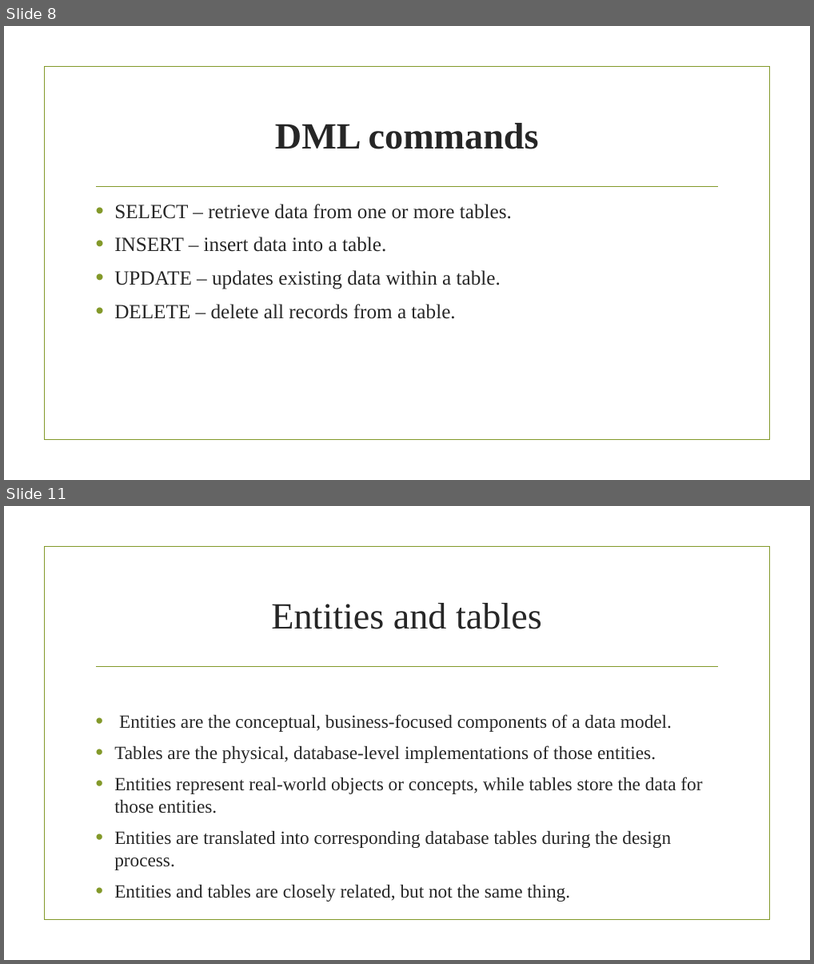
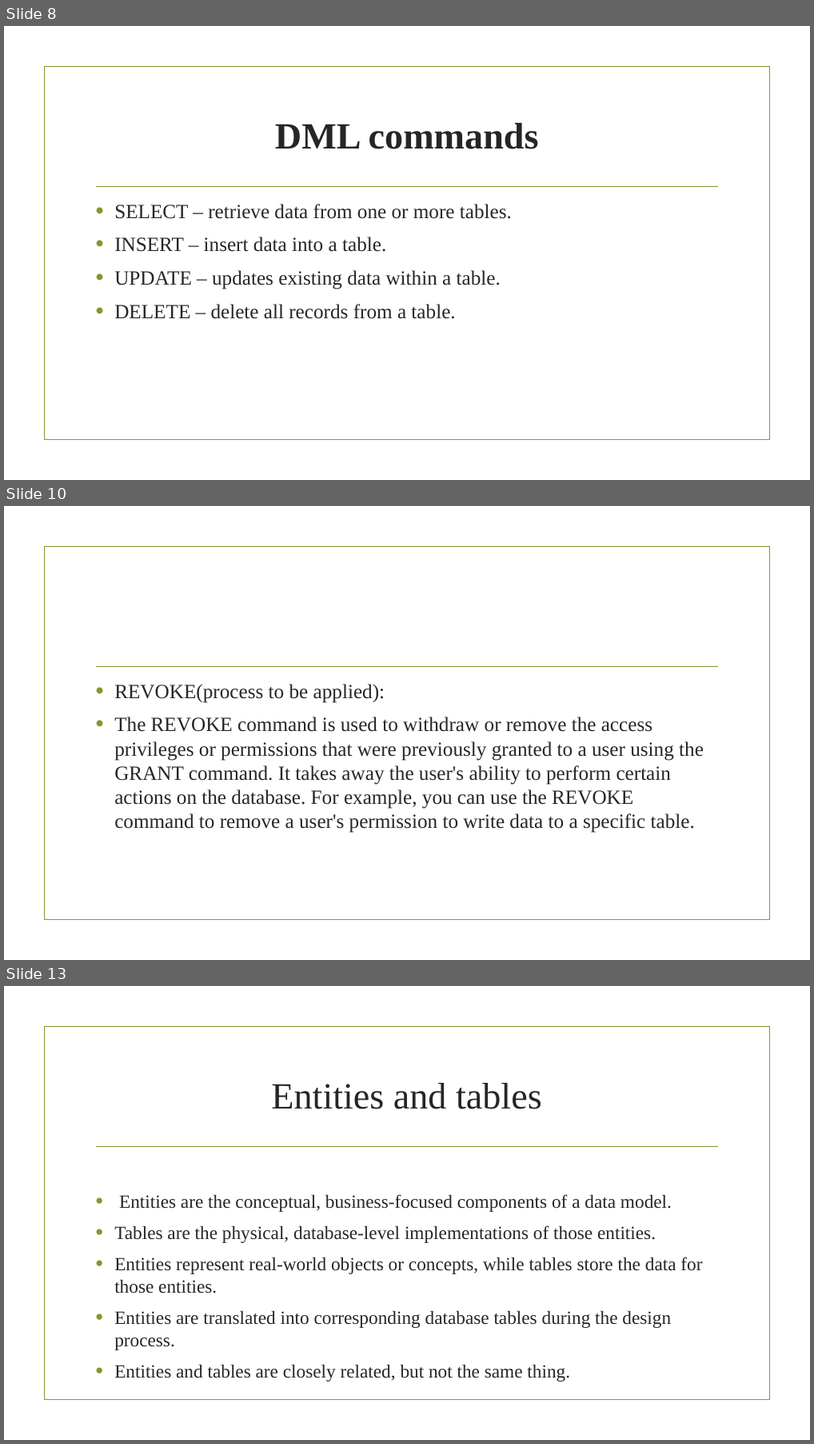
Before and after one commit to AbdifatahYasin1/SQL-database-, a slide deck: SQL COMMANDS.pptx. Shown one above the other, each under a label of ours: slides 8 and 11 before the commit, slides 8, 10 and 13 after it; the slides between them are not shown. The pictures are 814x964 and 814x1444 pixels, drawn with LibreOffice and Linux fonts; fonts in the diff are those of the drawing; background and template pictures are left out. Boxes give left, top, right and bottom in pixels: in the first picture for what was removed or moved away, otherwise in the second. Text is boxed around its words. In the diff, an @@ line names an element or a change of style, - is before the commit and + after.

```diff
--- a/SQL COMMANDS.pptx
+++ b/SQL COMMANDS.pptx
@@ slide 10 added at <box>4,506,810,960</box>, background picture (left out); not listed: 2 template elements that a slide beside it also shows @@
@@ text added at <box>114,684,704,832</box>, 24 pt, text #262626 @@
+• REVOKE(process to be applied):
+• The REVOKE command is used to withdraw or remove the access privileges or permissions that were previously granted to a user using the GRANT command. It takes away the user's ability to perform certain actions on the database. For example, you can use the REVOKE command to remove a user's permission to write data to a specific table.
@@ what was slide 11 is now slide 13 @@
```
Also in this commit, not shown: 2 slides changed, 1 other slide added, 1 slide removed, 6 other files.
